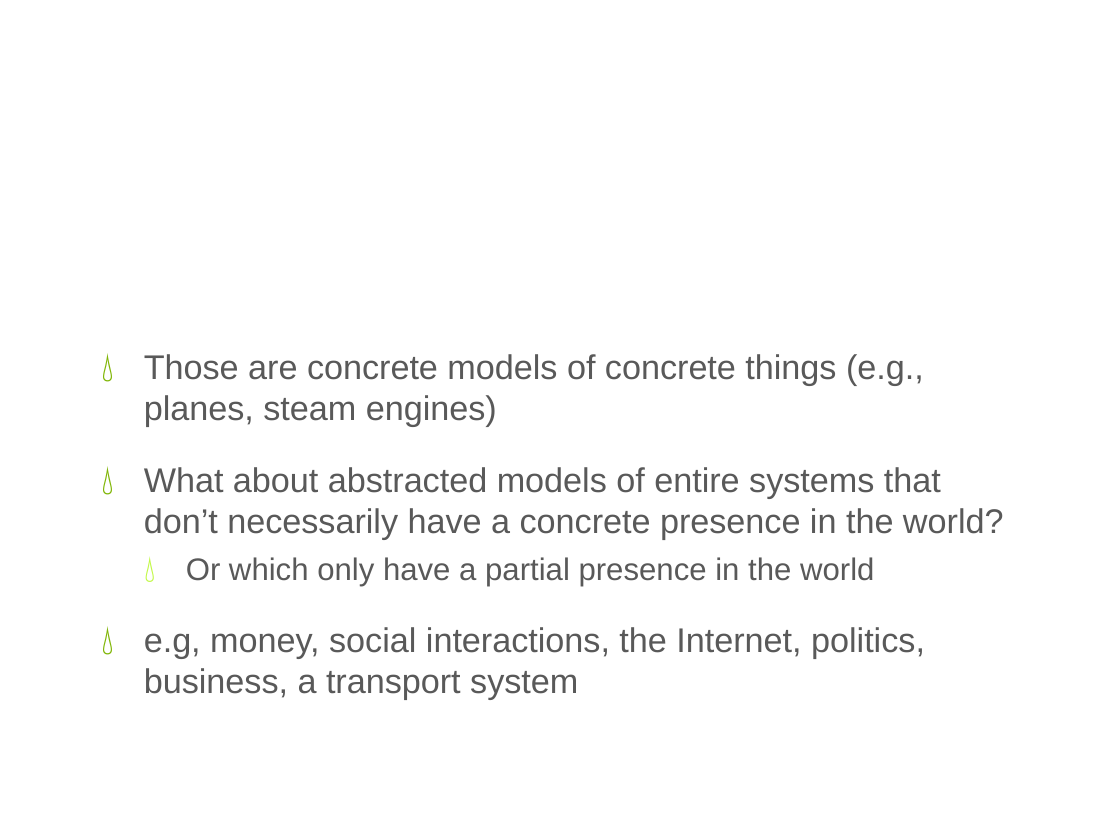
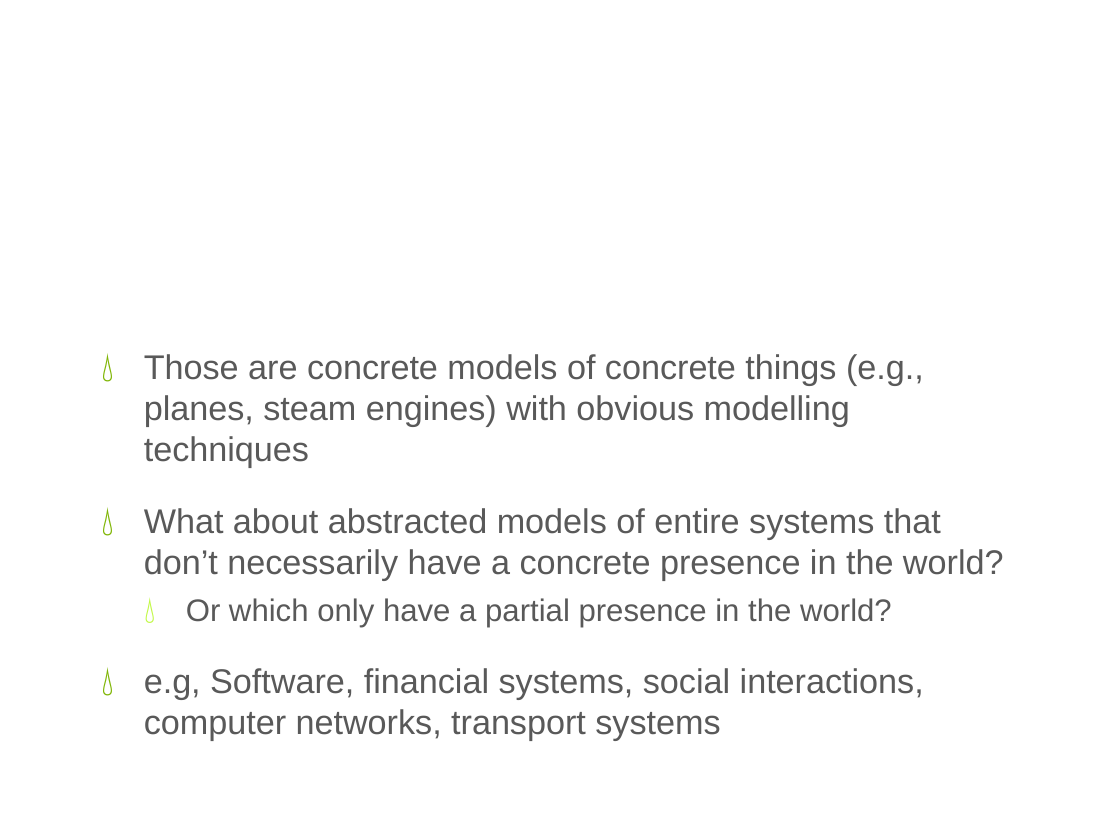
Before and after one commit to gian/defense, a slide deck: slide 11 of PhDDefense.pptx. Drawn at 1120x840 pixels with LibreOffice and Linux fonts; fonts in the diff are those of the drawing; background and template pictures are left out. Boxes give left, top, right and bottom in pixels: in the first picture for what was removed or moved away, otherwise in the second. Text is boxed around its words. In the diff, an @@ line names an element or a change of style, - is before the commit and + after.

```diff
--- a/PhDDefense.pptx
+++ b/PhDDefense.pptx
@@ text at bbox=[144, 354, 924, 467]: text changed @@
-💧 Those are concrete models of concrete things (e.g., planes, steam engines)
+💧 Those are concrete models of concrete things (e.g., planes, steam engines) with obvious modelling techniques
@@ text at bbox=[144, 598, 924, 740]: text changed @@
-  💧 Or which only have a partial presence in the world
-💧 e.g, money, social interactions, the Internet, politics, business, a transport system
+  💧 Or which only have a partial presence in the world?
+💧 e.g, Software, financial systems, social interactions, computer networks, transport systems
```
Also in this commit, not shown: 10 other slides changed, 10 slides added, 4 slides removed.
